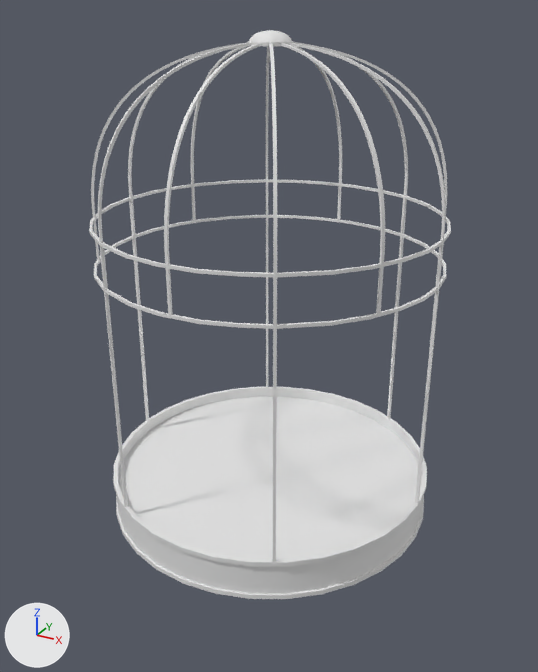
Before and after pictures for a commit that changed the Blender file Assets/RESOURCES/Models/FarmLevel1.blend.
Rendered twice from a camera (50 mm lens) standing at (1.98, -3.61, 2.91) and looking at (0.04, -0.08, 1.15). The axes (+X, +Y, +Z) are drawn at lower left. The lights are the same throughout.

In view in the first picture: 'Base', 'Body', 'Dirt', 'Roof'.
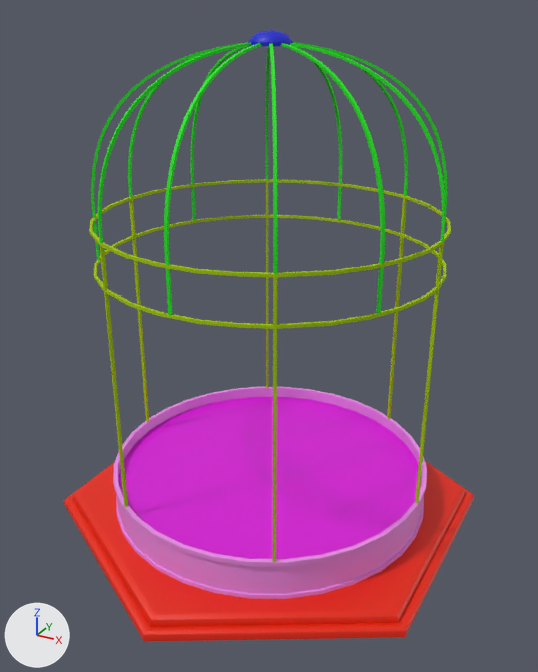
The newer file is also rescaled (x1.385), turned or shifted as a whole; pictures and numbers use the older file's frame.

What differs and where, as boxes (x1, y1, x2, y2) in the pictures (538 x 672 px):
'Dirt', recoloured (white to pink): (119, 397, 422, 559) in both
'HexagonBase', added (red): after (64, 461, 474, 642)
'Base', recoloured (grey to pink): (113, 387, 427, 599) in both
'Body', recoloured (grey to green): (89, 179, 451, 562) in both
part 1 of me_cylinder_019, recoloured (grey to green): (91, 42, 447, 315) in both
part 2 of me_cylinder_019, recoloured (white to blue): (247, 30, 293, 46) in both

Patch to the scene script:
```diff
--- a/Assets/RESOURCES/Models/FarmLevel1.blend.py
+++ b/Assets/RESOURCES/Models/FarmLevel1.blend.py
@@ mat_fishbowl @@
+mat_fishbowl = principled_material('Fishbowl')
+mat_fishbowl.base_color = (0.00349, 0.8, 0.0)  # green #0be700
+mat_fishbowl.roughness = 0.7
@@ mat_trident @@
+mat_trident = principled_material('Trident')
+mat_trident.base_color = (0.0, 0.0103, 0.604)  # blue #001acc
@@ mat_tiles @@
+mat_tiles = principled_material('Tiles')
+mat_tiles.base_color = (0.711, 0.0, 0.699)  # pink #db00da
@@ mat_columns @@
+mat_columns = principled_material('Columns')
+mat_columns.base_color = (0.376, 0.581, 0.0)  # green #a5c900
+mat_columns.roughness = 0.972
+mat_columns.specular_ior_level = 0.209
@@ mat_base @@
+mat_base = principled_material('Base')
+mat_base.base_color = (0.8, 0.267, 0.789)  # pink #e78de6
@@ mat_base_001 @@
+mat_base_001 = principled_material('Base.001')
+mat_base_001.base_color = (0.8, 0.0171, 0.0)  # red #e72300
@@ me_cylinder @@
 me_cylinder.from_pydata(...)  # 256 vertices, 256 faces; spans x -1.0..1.0, y -1.0..1.0, z 0.0..0.25
+me_cylinder.materials.append(mat_base)  # pink #e78de6
@@ me_cylinder_007 @@
 me_cylinder_007.from_pydata(...)  # 312 vertices, 288 faces; spans x -0.99..0.99, y -0.99..0.99, z 0.25..1.84
+me_cylinder_007.materials.append(mat_columns)  # green #a5c900
@@ me_circle_001 @@
 me_circle_001.from_pydata(...)  # 32 vertices, 1 face; spans x -0.97..0.97, y -0.97..0.97, z 0.18
+me_circle_001.materials.append(mat_tiles)  # pink #db00da
@@ me_cylinder_019 @@
 me_cylinder_019.from_pydata(...)  # 1248 vertices, 1178 faces; spans x -0.99..0.99, y -0.99..0.98, z 1.59..2.81
 # used by ob_roof; location = (0.0, 0.0, 0.0)
+# me_cylinder_019 part 1: 984 of the faces centred in x -0.99..0.99, y -0.99..0.98, z 1.71..2.75 switch from no material to mat_fishbowl (green #0be700)
+# me_cylinder_019 part 2: 194 of the faces centred in x -0.12..0.12, y -0.12..0.12, z 2.74..2.81 switch from no material to mat_trident (blue #001acc)
@@ me_cylinder_021 @@
+me_cylinder_021.from_pydata(...)  # 60 vertices, 55 faces; spans x -1.63..1.63, y -1.89..1.89, z 0.0..0.14
+me_cylinder_021.polygons.foreach_set('use_smooth', [True] * 55)
+me_cylinder_021.materials.append(mat_base_001)  # red #e72300
@@ ob_hexagonbase @@
+ob_hexagonbase = bpy.data.objects.new('HexagonBase', me_cylinder_021)
+ob_hexagonbase.location = (0.0, 0.0, -0.099)
+ob_hexagonbase.scale = (0.722, 0.722, 0.722)
```
